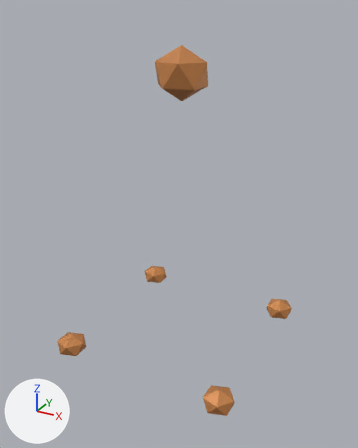
Two versions of the Blender file art/blend/standard.blend, one commit apart.
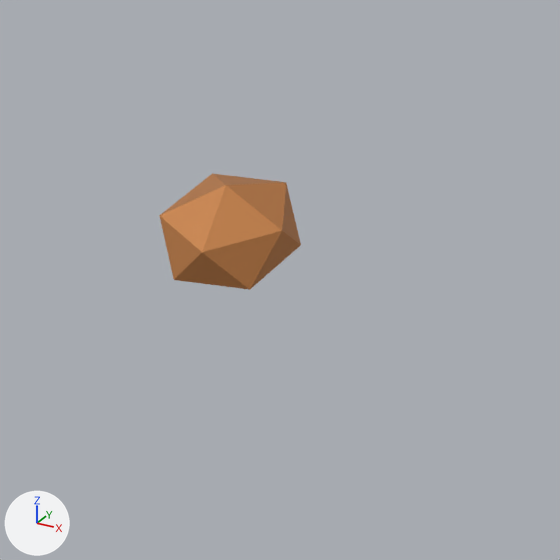
The first picture shows the older version from a camera (50 mm lens) standing at (1.067, -1.965, 1.919) and looking at (0.008, -0.039, 0.956). The close-ups show the older and then the newer version on the part from 7% to 39% of the width and 66% to 92% of the height of that picture. Only the edits that show in the close-ups are written down. Every picture has the same lights, and +X, +Y and +Z are marked at lower left. The same objects are shown in both versions, whatever each file hides.

Names of what the first close-up shows: 'Inlaid corner boss'.
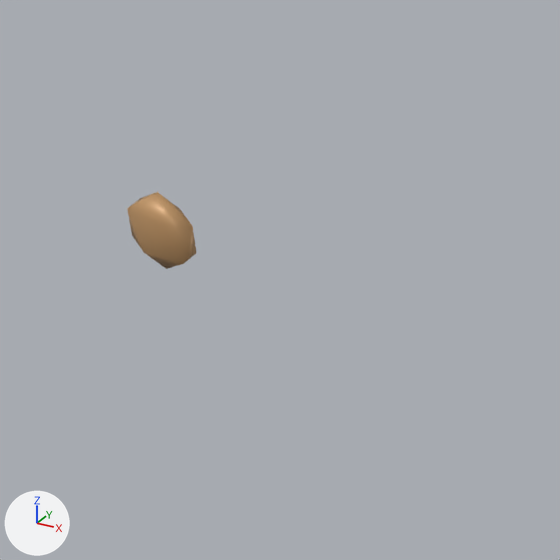
What differs and where, as boxes [x1, y1, x2, y2] in the close-ups (560 x 560 px):
'Inlaid corner boss', recoloured, shading changed, moved, rescaled (not visible afterwards): before [159, 173, 301, 290]
'Inlaid corner boss.001', recoloured, shading changed, reshaped, moved, rescaled (not visible before): after [127, 192, 196, 269]
part 1 of me_icosphere, shading changed: before [159, 173, 301, 290]; after [127, 192, 196, 269]

The change, as a diff of the scene's bpy script:
```diff
--- a/art/blend/standard.blend.py
+++ b/art/blend/standard.blend.py
@@ mat_gold @@
+mat_gold = principled_material('gold')
+mat_gold.base_color = (0.546, 0.314, 0.138)  # orange #c39868
+mat_gold.metallic = 0.17
+mat_gold.roughness = 0.45
@@ me_icosphere @@
 me_icosphere.from_pydata(...)  # 12 vertices, 20 faces; spans x -0.89..0.89, y -0.85..0.85, z -1.0..1.0
 # used by ob_inlaid_corner_boss; parent = ob_standard; location = (-0.41, -0.41, 0.343); scale = (0.08, 0.08, 0.058)
-me_icosphere.materials.append(mat_rome_trim)  # orange #cd884e
+# me_icosphere part 1: all faces are now shaded smooth (20 of 20 changed)
+me_icosphere.materials.append(mat_gold)  # orange #c39868
@@ me_icosphere_004 @@
 me_icosphere_004.from_pydata(...)  # 12 vertices, 20 faces; spans x -0.89..0.89, y -0.85..0.85, z -1.0..1.0
-me_icosphere_004.materials.append(mat_rome_trim)  # orange #cd884e
+me_icosphere_004.materials.append(mat_gold)  # orange #c39868
@@ ob_inlaid_corner_boss @@
 ob_inlaid_corner_boss.parent = ob_standard
-ob_inlaid_corner_boss.location = (-0.41, -0.41, 0.343)
-ob_inlaid_corner_boss.scale = (0.08, 0.08, 0.058)
+ob_inlaid_corner_boss.location = (0.0, 0.0, 1.78)
+ob_inlaid_corner_boss.scale = (0.17, 0.061, 0.084)
@@ ob_inlaid_corner_boss_001 @@
-ob_inlaid_corner_boss_001 = bpy.data.objects.new('Inlaid corner boss.001', me_icosphere_001)
+ob_inlaid_corner_boss_001 = bpy.data.objects.new('Inlaid corner boss.001', me_icosphere)
 ob_inlaid_corner_boss_001.parent = ob_standard
-ob_inlaid_corner_boss_001.location = (-0.41, 0.41, 0.343)
-ob_inlaid_corner_boss_001.scale = (0.08, 0.08, 0.058)
+ob_inlaid_corner_boss_001.location = (-0.54, -0.38, 0.275)
+ob_inlaid_corner_boss_001.scale = (0.052, 0.0198, 0.052)
```
